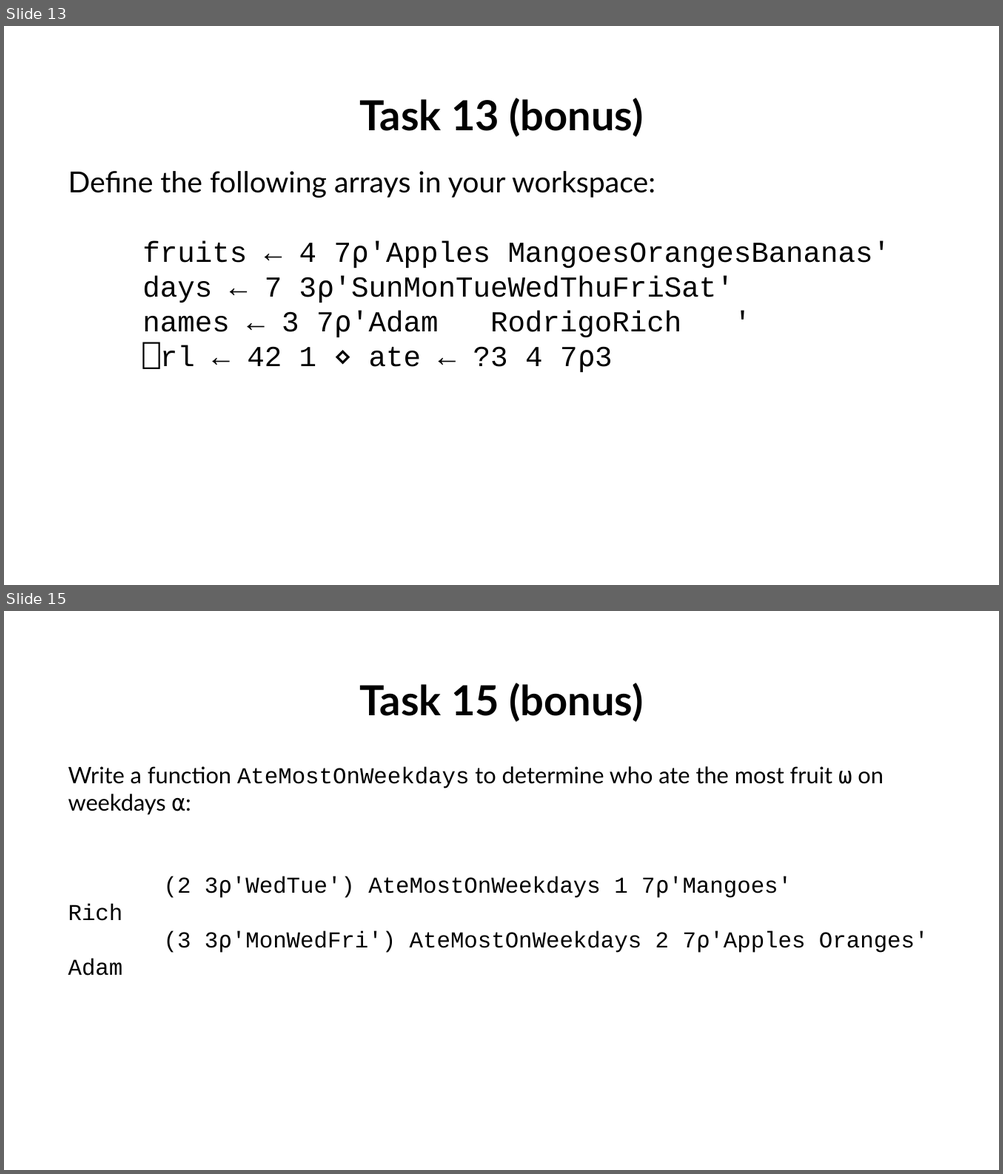
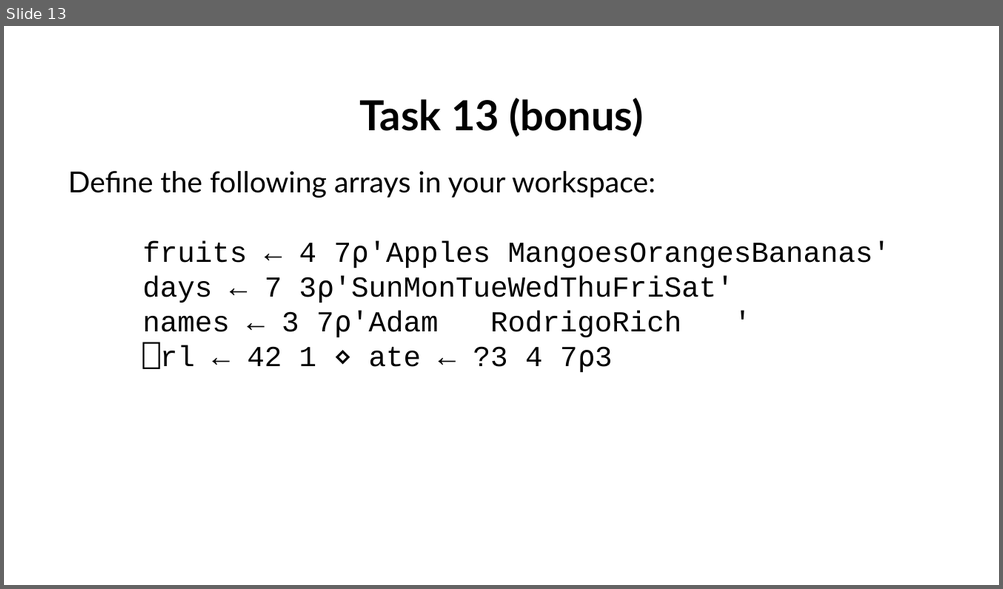
Before and after one commit to abrudz/tasks, a slide deck: tasks5.pptx. Shown one above the other, each under a label of ours: slides 13 and 15 before the commit, slide 13 after it; the slides between them are not shown. The pictures are 1003x1174 and 1003x589 pixels, drawn with LibreOffice and Linux fonts; fonts in the diff are those of the drawing. Boxes give left, top, right and bottom in pixels: in the first picture for what was removed or moved away, otherwise in the second. Text is boxed around its words. In the diff, an @@ line names an element or a change of style, - is before the commit and + after.

Commit message:
fix answers to tasks5 problem 13 onwards (#2)
* submission instructions; fix task 16

* clarify task 13

* fix task 13 etc. examples

```diff
--- a/tasks5.pptx
+++ b/tasks5.pptx
@@ slide 15 removed at <box>4,611,999,1170</box>, background #FFFFFF @@
@@ text removed at <box>68,683,928,953</box> @@
-Task 15 (bonus)
-Write a function AteMostOnWeekdays to determine who ate the most fruit ⍵ on weekdays ⍺:
-(2 3⍴'WedTue') AteMostOnWeekdays 1 7⍴'Mangoes'
-Rich
-(3 3⍴'MonWedFri') AteMostOnWeekdays 2 7⍴'Apples Oranges'
-Adam
```
Also in this commit, not shown: 1 slide changed, 2 slides added, 1 other slide removed, 3 other files.
